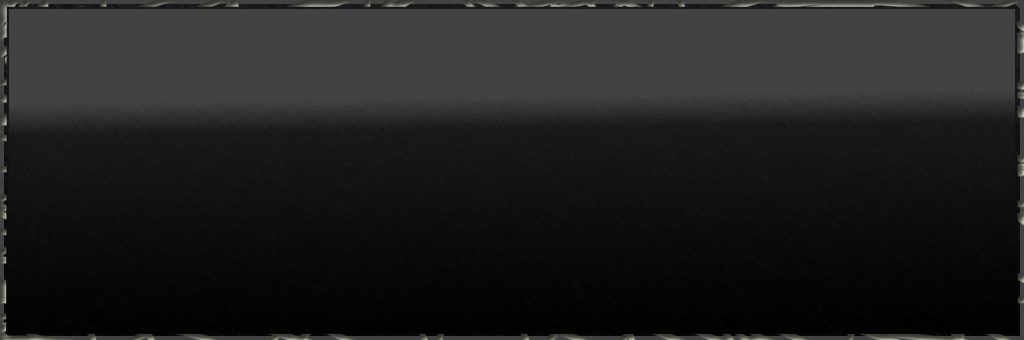
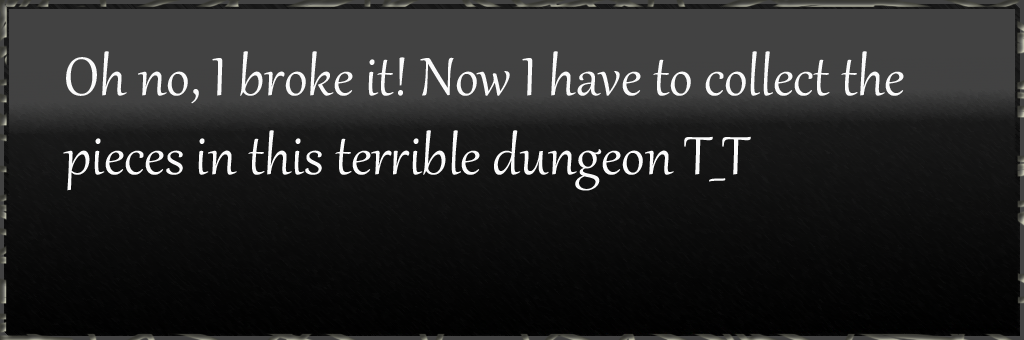
Layers edited between the first and the second (1024, 340) image:
added layer "Oh no, I broke it! Now I have to collect the pieces in this ter" above "So this is the space artifact that is needed to earn the space" over [63, 51, 904, 191]
